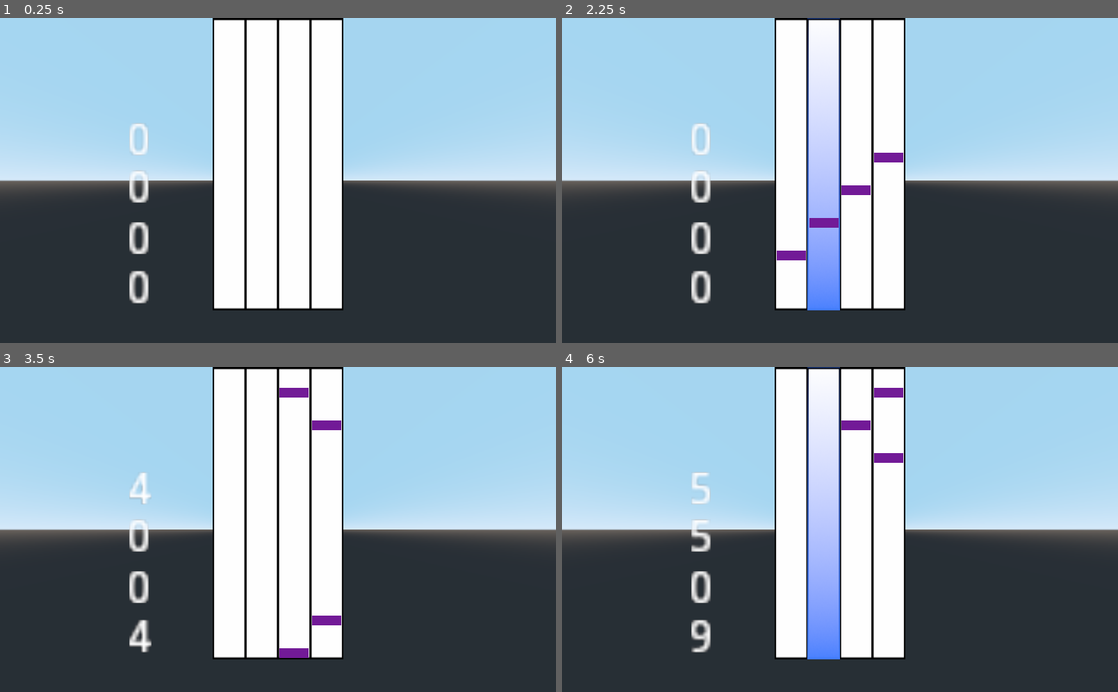
Above: before the commit, frames 1-4 (two rows, left to right).
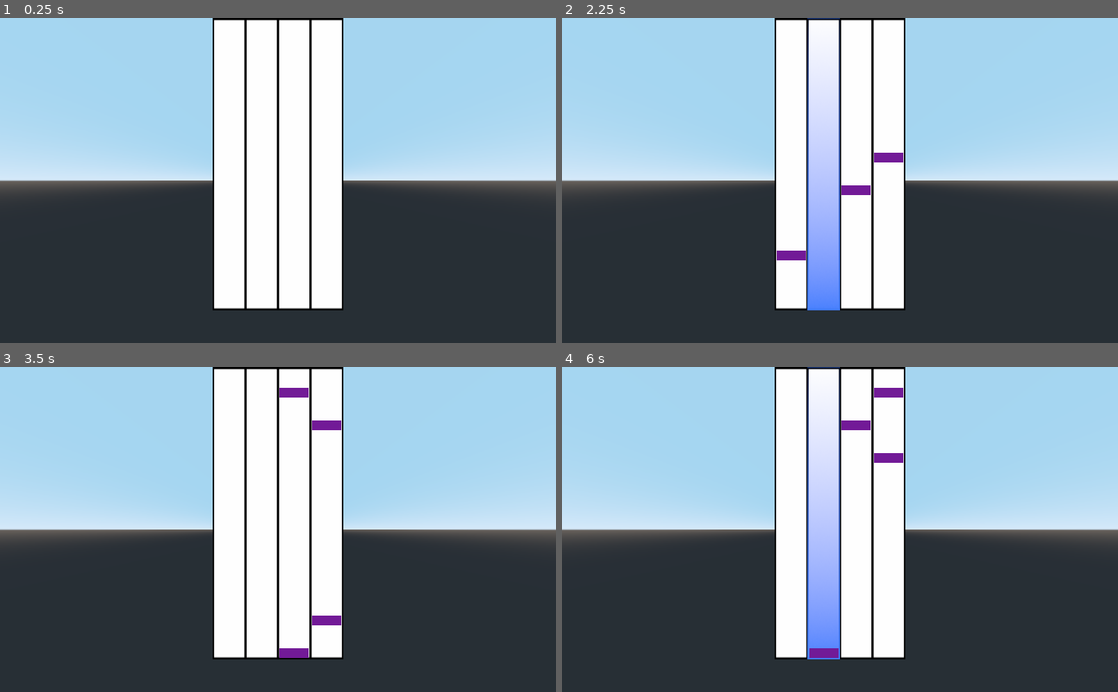
Above: after the commit, the same moments.

Repository: Xwilarg/BearJam
Game: Godot game, scene res://Scenes/Night.tscn
Same seed, same stepped clock (60 frames per second), same inputs: the game is played once before the commit and once after it. This scene is started directly instead of the project's main scene.
Inputs (mouse positions are in pixels of both pictures, inside the frame that each line leads up to):
- Up to frame 1 (0.25 s): no input
- Up to frame 2 (2.25 s): tap Enter at 0.5 s; move the mouse to (962, 164) at 0.52 s; hold D (right) 0.53-1.28 s; hold Space (action_spacebar) 0.53-1.28 s; move the mouse to (728, 196) at 1.27 s; hold S (backward) 1.28-2.03 s; tap Space (action_spacebar) at 1.35 s; move the mouse to (895, 109) at 2.02 s; hold D (right) from 2.03 s (still down); hold Space (action_spacebar) from 2.03 s (still down)
- Up to frame 3 (3.5 s): move the mouse to (250, 594) at 2.77 s; release D (right) at 2.78 s; release Space (action_spacebar) at 2.78 s; hold W (forward) from 2.78 s (still down); tap Space (action_spacebar) at 2.85 s
- Up to frame 4 (6 s): move the mouse to (1006, 578) at 3.52 s; release W (forward) at 3.53 s; hold Space (action_spacebar) 3.53-4.28 s; hold A (left) 3.53-5.03 s; move the mouse to (673, 480) at 4.27 s; tap Space (action_spacebar) at 4.35, 5.85 s; move the mouse to (867, 529) at 5.02 s; hold S (backward) 5.03-5.78 s; hold Space (action_spacebar) 5.03-5.78 s; move the mouse to (756, 448) at 5.77 s; hold D (right) from 5.78 s (still down)

The runs differ from the first frame. In frame 1, 1.0% of the frame differs, in the area x 23-27%, y 32-88%; in frame 2, 1.1%, in the area x 23-50%, y 32-88%; in frame 3, 1.0%; in frame 4, 1.1%.

Commit message:
Improve note detection

Diff:
--- a/Scenes/Night.tscn
+++ b/Scenes/Night.tscn
@@ -57,40 +57,4 @@
 transform = Transform( 2, 0, 0, 0, 1, 0, 0, 0, 1, 0, 0, 0 )
 shape = SubResource( 1 )
 
-[node name="Perfect Area" type="Area" parent="."]
-transform = Transform( 1, 0, 0, 0, 1, 0, 0, 0, 1, 0, 0.641174, -1.45142 )
-
-[node name="CollisionShape" type="CollisionShape" parent="Perfect Area"]
-transform = Transform( 2, 0, 0, 0, 0.1, 0, 0, 0, 1, 0, 0.385225, 0 )
-shape = SubResource( 1 )
-
-[node name="Hit Area" type="Area" parent="."]
-transform = Transform( 1, 0, 0, 0, 1, 0, 0, 0, 1, 0, 0.839842, -1.45142 )
-
-[node name="CollisionShape" type="CollisionShape" parent="Hit Area"]
-transform = Transform( 2, 0, 0, 0, 0.1, 0, 0, 0, 1, 0, 0.385225, 0 )
-shape = SubResource( 1 )
-
-[node name="MeshInstance" type="MeshInstance" parent="Hit Area"]
-
-[node name="HitLabel" type="Label3D" parent="."]
-transform = Transform( 1, 0, 0, 0, 1, 0, 0, 0, 1, -4.28034, 1.61947, -1 )
-pixel_size = 0.1
-text = "00"
-
-[node name="PerfectLabel" type="Label3D" parent="."]
-transform = Transform( 1, 0, 0, 0, 1, 0, 0, 0, 1, -4.28034, 3.12661, -1 )
-pixel_size = 0.1
-text = "00"
-
-[node name="ComboLabel" type="Label3D" parent="."]
-transform = Transform( 1, 0, 0, 0, 1, 0, 0, 0, 1, -4.28034, 4.71073, -1 )
-pixel_size = 0.1
-text = "00"
-
-[node name="BestComboLabel" type="Label3D" parent="."]
-transform = Transform( 1, 0, 0, 0, 1, 0, 0, 0, 1, -4.28034, 6.16905, -1 )
-pixel_size = 0.1
-text = "00"
-
 [connection signal="body_entered" from="Miss Area" to="." method="_on_Miss_Area_body_entered"]
--- a/Scripts/Night.gd
+++ b/Scripts/Night.gd
@@ -1,10 +1,7 @@
 extends Spatial
 
-var perfect = 0;
-var hit = 0;
-var miss = 0;
+var score = 0
 var combo = 0;
-var best_combo = 0;
 var rng: RandomNumberGenerator = RandomNumberGenerator.new()
 
 var linesDisplay: Array
@@ -16,6 +13,8 @@
 var patternArray: Array
 const notePrefab = preload("../Scenes/Note.tscn")
 var timer = 1
+
+var allNotes = []
 
 func _ready():
 	linesDisplay = [ $Line1/DisplayLine, $Line2/DisplayLine, $Line3/DisplayLine, $Line4/DisplayLine ]
@@ -37,6 +36,9 @@
 		else: return [1, 0, 1, 0]
 	return []
 
+func getYDistance(obj) -> int:
+	var p = obj.global_transform.origin.y - 1
+	return -p if p < 0 else p
 
 func _process(delta):
 	timer -= delta
@@ -49,17 +51,29 @@
 			var inst = notePrefab.instance()
 			inst.translate(Vector3(-1.5 + 1 * patternArray[patternProg], 10.2, -2.0))
 			add_child(inst)
+			allNotes.push_back(inst)
 			timer = 0.1
 			patternProg += 1
-	hit = check_note($"Hit Area", hit);
-	perfect = check_note($"Perfect Area", perfect);
+
+	var xOffset = -1.5
+	var breakLoop = false
+
+	for note in allNotes:
+		for i in 4:
+			if note.translation.x == xOffset + i && Input.is_action_just_pressed("Line_" + str(i)):
+				print(getYDistance(note))
+				score += 1;
+				combo += 1;
+				allNotes.erase(note)
+				note.free();
+				breakLoop = true
+				break
+		if breakLoop:
+			break
 	update_ui()
 
 func update_ui():
-	$HitLabel.text = str(hit);
-	$PerfectLabel.text = str(perfect);
-	$ComboLabel.text = str(combo);
-	$BestComboLabel.text = str(best_combo);
+	pass
 
 func _input(event):
 	if event is InputEventKey:
@@ -74,31 +88,8 @@
 					linesDisplay[y].visible = false
 					break
 
-func check_note(zone, score):
-	var notes = zone.get_overlapping_bodies();
-
-	var xOffset = -1.5
-	var breakLoop = false
-	for note in notes:
-		for i in 4:
-			if note.translation.x == xOffset + i:
-				for y in 4:
-					if Input.is_action_pressed("Line_" + str(y)):
-						score += 1;
-						combo += 1;
-						if combo > best_combo:
-							best_combo = combo;
-						notes.erase(note)
-						note.free();
-						breakLoop = true
-						break
-			if breakLoop:
-				break
-	return(score);
-
 func _on_Miss_Area_body_entered(body):
 	if "Note" in body.name:
-		miss += 1;
 		combo = 0;
+		allNotes.erase(body)
 		body.free();
-		print("miss");
